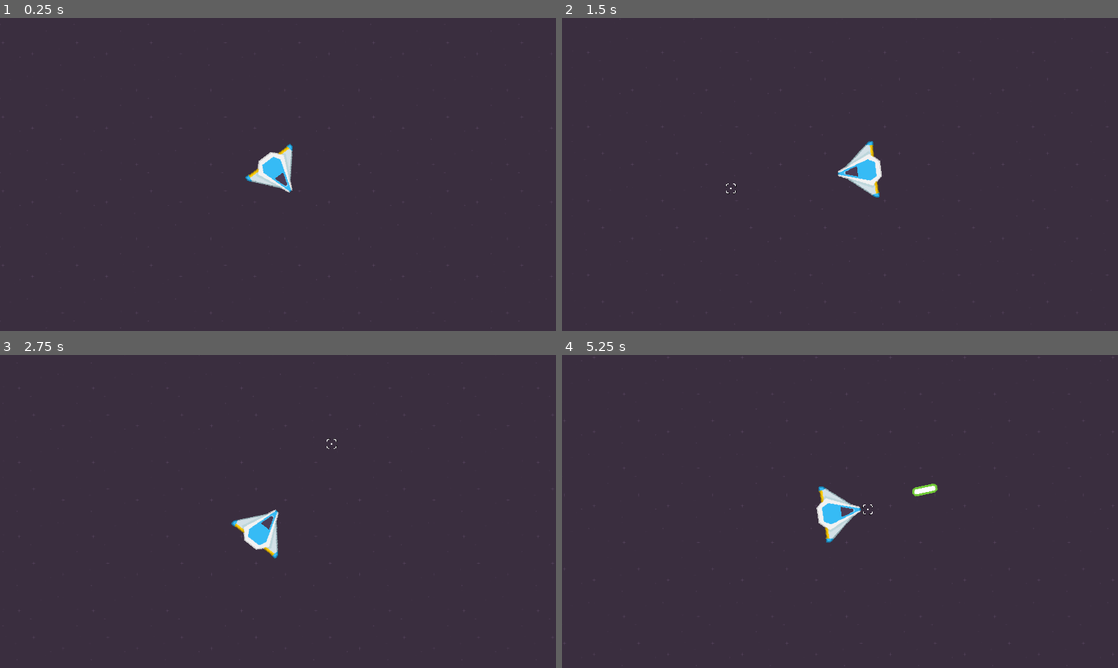
Above: before the commit, frames 1-4 (two rows, left to right).
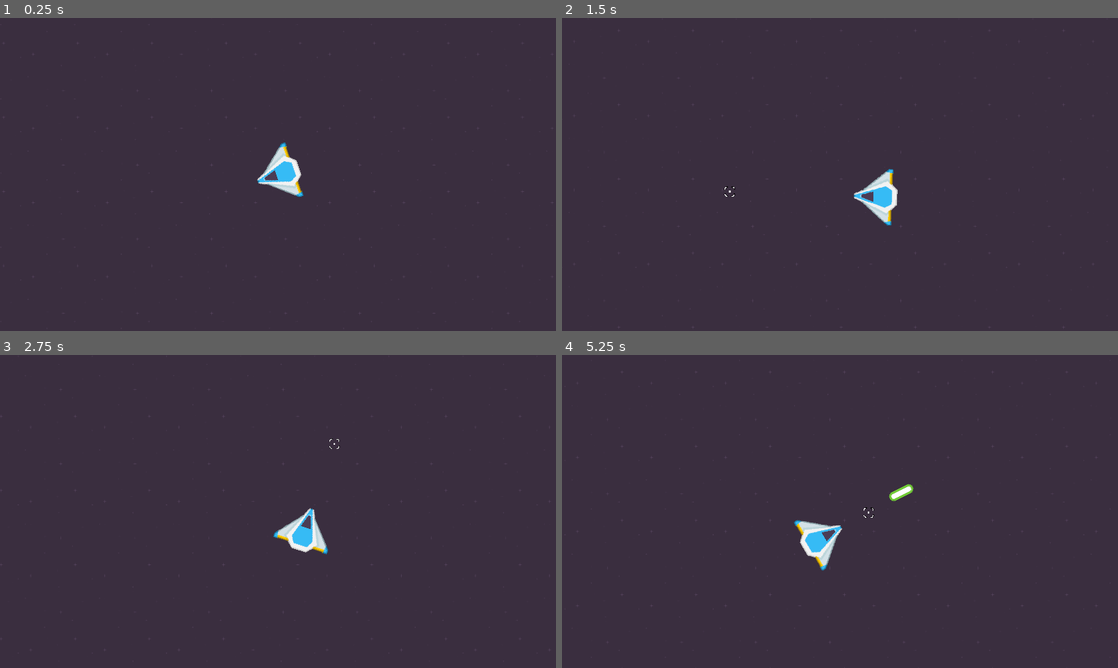
Above: after the commit, the same moments.

Repository: lcrol77/asteroids
Game: Godot game, scene res://main.tscn
The game is run twice, just before and just after one commit, with the same random seed, the same clock (stepped at 60 frames per second) and the same inputs.
Inputs (mouse positions are in pixels of both pictures, inside the frame that each line leads up to):
- Up to frame 1 (0.25 s): no input
- Up to frame 2 (1.5 s): move the mouse to (962, 158) at 0.52 s; hold D (right) 0.53-1.28 s; click (962, 158) at 0.67 s; move the mouse to (728, 190) at 1.27 s; hold S (down) from 1.28 s (still down)
- Up to frame 3 (2.75 s): move the mouse to (333, 442) at 2.02 s; release S (down) at 2.03 s; hold D (right) from 2.03 s (still down)
- Up to frame 4 (5.25 s): move the mouse to (812, 574) at 2.77 s; release D (right) at 2.78 s; hold W (up) 2.78-3.53 s; click (812, 574) at 2.92 s; move the mouse to (1006, 558) at 3.52 s; hold A (left) 3.53-5.03 s; move the mouse to (673, 464) at 4.27 s; move the mouse to (867, 511) at 5.02 s; hold S (down) from 5.03 s (still down); click (867, 511) at 5.17 s

The runs differ from the first frame. In frame 1, 0.9% of the frame differs, in the area x 0-100%, y 8-83%; in frame 2, 1.4%; in frame 3, 1.5%; in frame 4, 1.6%, in the area x 0-100%, y 0-96%.

Commit message:
fixed ghosting camera movement by moving the camera movement functions to _physics_process

Diff:
--- a/Util/camera.gd
+++ b/Util/camera.gd
@@ -17,6 +17,6 @@
 func match_player_position_() -> void:
 	position = player.position
 
-func _process(delta) -> void:
+func _physics_process(delta) -> void:
 	lean_camera_towards_mouse_(delta)
 	match_player_position_()
--- a/main.tscn
+++ b/main.tscn
@@ -34,7 +34,8 @@
 [node name="Camera2D" type="Camera2D" parent="."]
 position = Vector2(536, 305)
 scale = Vector2(0.5, 0.5)
-position_smoothing_speed = 10.0
+process_callback = 0
+position_smoothing_enabled = true
 script = ExtResource("4_154c0")
 
 [node name="Player" parent="." instance=ExtResource("2_410g3")]
